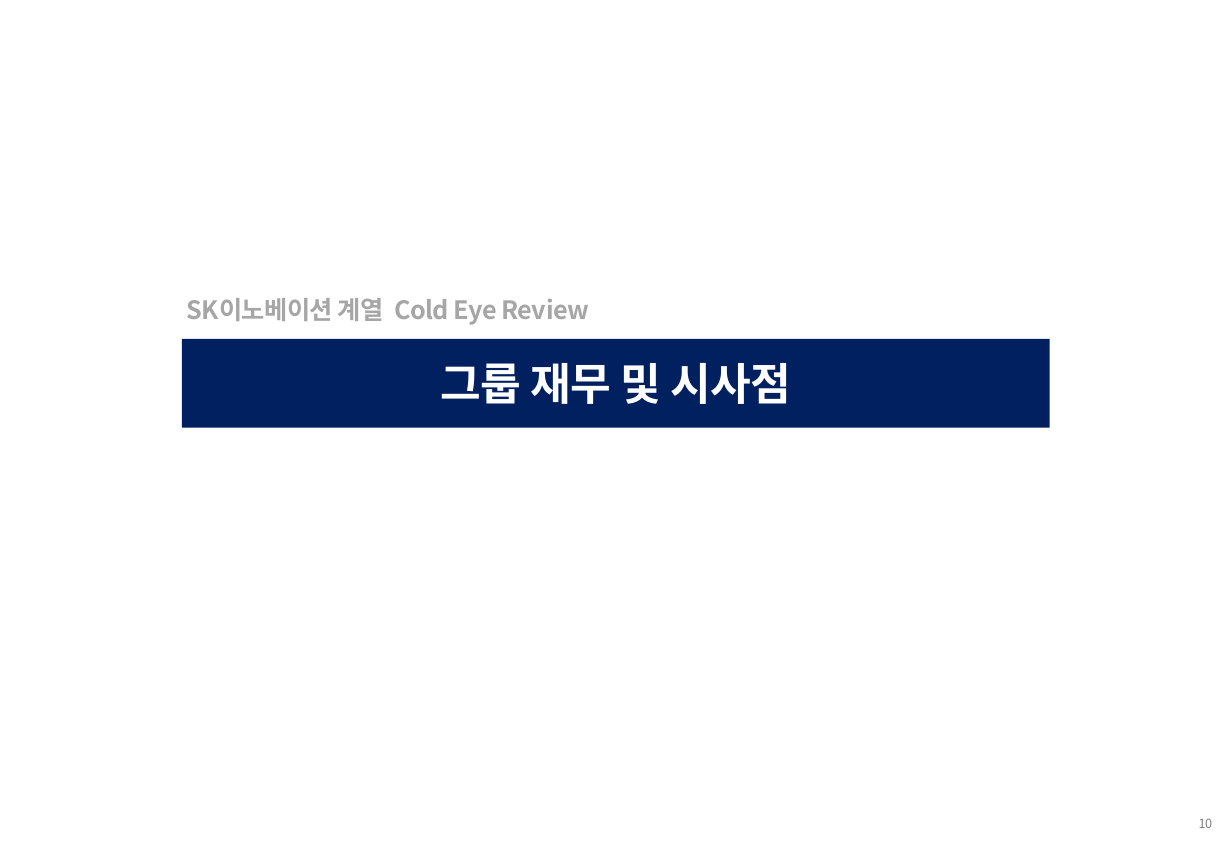
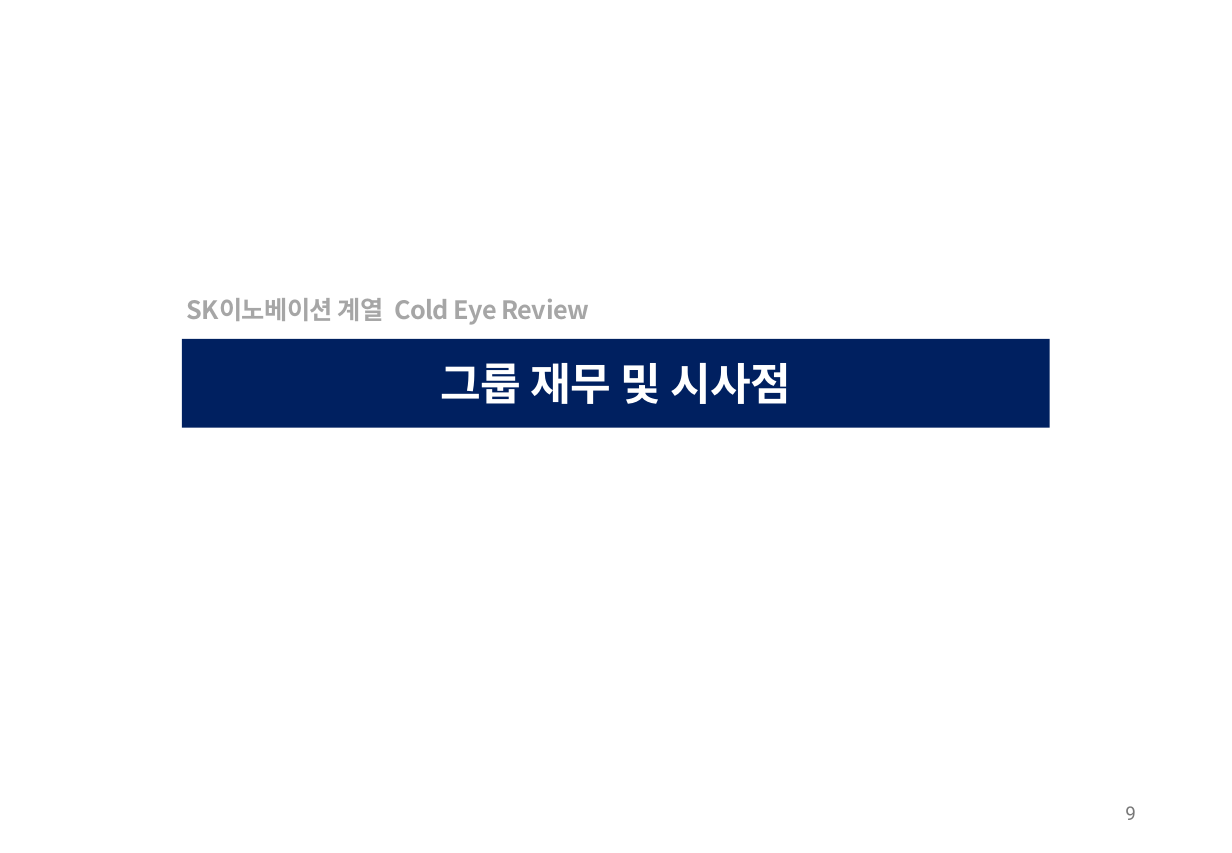
Before and after one commit to seokwon89/SKMS-TF, a slide deck: slide 10 of research/headcount/ppt/SKI계열_Cold_Eye_Review.pptx. Drawn at 1232x853 pixels with LibreOffice and Linux fonts; fonts in the diff are those of the drawing. Boxes give left, top, right and bottom in pixels: in the first picture for what was removed or moved away, otherwise in the second. Text is boxed around its words. In the diff, an @@ line names an element or a change of style, - is before the commit and + after.

```diff
--- a/research/headcount/ppt/SKI계열_Cold_Eye_Review.pptx
+++ b/research/headcount/ppt/SKI계열_Cold_Eye_Review.pptx
@@ page number added at box(1125, 806, 1136, 820), 12 pt, text #797979 @@
+9
@@ text removed at box(1199, 818, 1213, 828) @@
-10
```
Also in this commit, not shown: 12 other slides changed, 2 other files.
